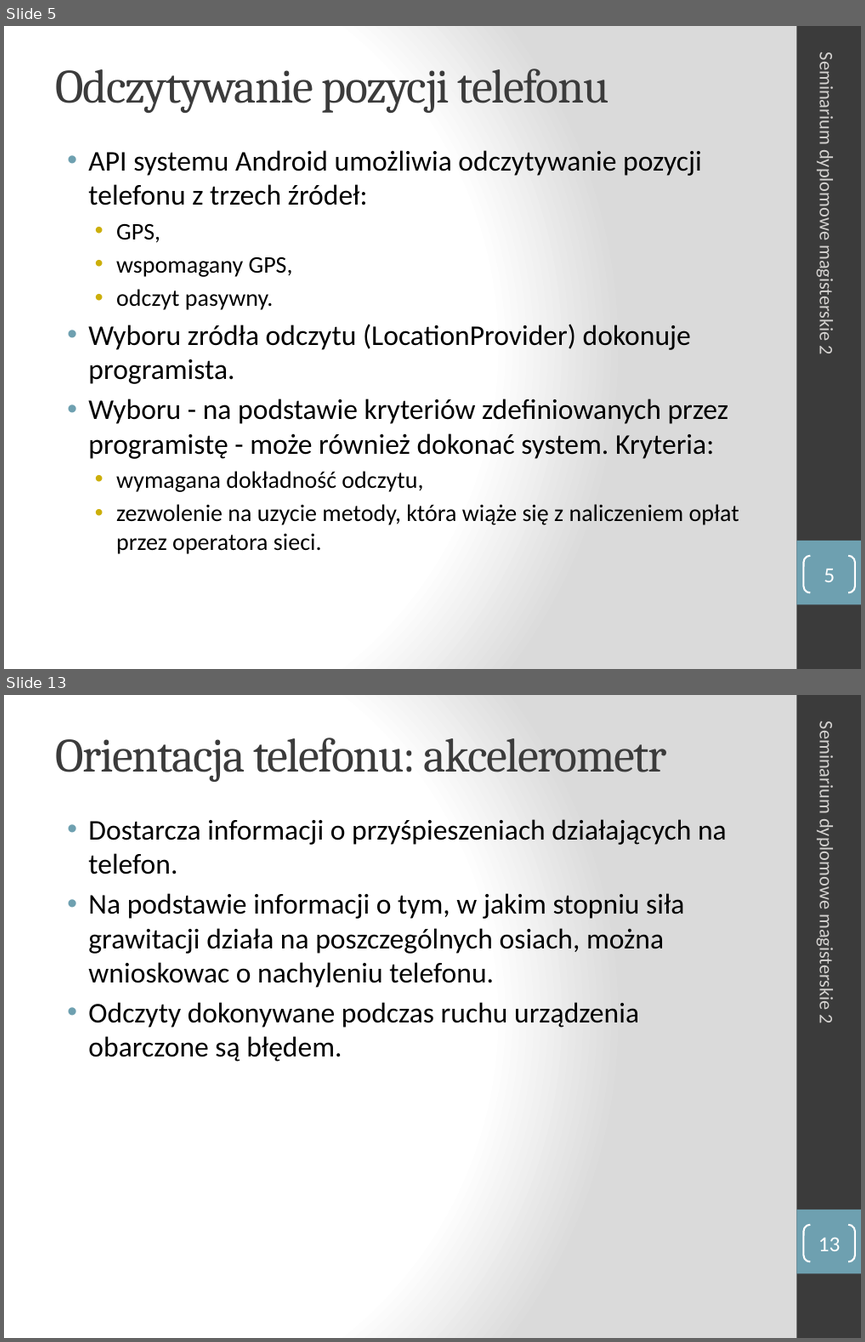
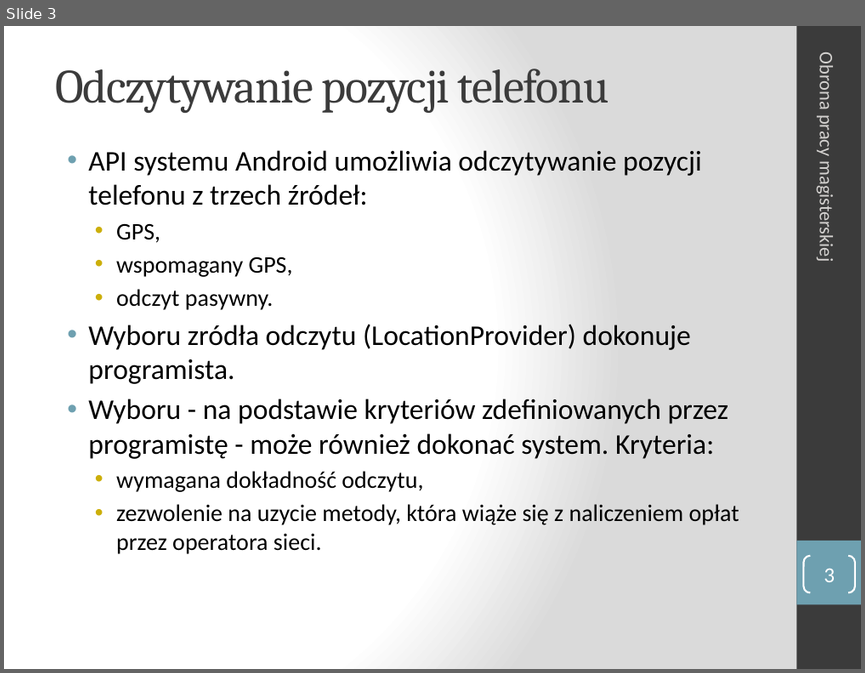
Before and after one commit to manisero/MasterThesis, a slide deck: thesis/presentation/presentation.pptx. Shown one above the other, each under a label of ours: slides 5 and 13 before the commit, slide 3 after it; the slides between them are not shown. The pictures are 865x1342 and 865x673 pixels, drawn with LibreOffice and Linux fonts; fonts in the diff are those of the drawing. Boxes give left, top, right and bottom in pixels: in the first picture for what was removed or moved away, otherwise in the second. Text is boxed around its words. In the diff, an @@ line names an element or a change of style, - is before the commit and + after.

```diff
--- a/thesis/presentation/presentation.pptx
+++ b/thesis/presentation/presentation.pptx
@@ slide 13 removed at (x1=4, y1=695, x2=861, y2=1338), background gradient #FFFFFF to #DADADA; not listed: 2 template elements that a slide beside it also shows @@
@@ title removed at (x1=55, y1=737, x2=666, y2=782) @@
-Orientacja telefonu: akcelerometr
@@ text removed at (x1=815, y1=731, x2=838, y2=1023) @@
-Seminarium dyplomowe magisterskie 2
@@ text removed at (x1=88, y1=819, x2=726, y2=1061) @@
-• Dostarcza informacji o przyśpieszeniach działających na telefon.
-• Na podstawie informacji o tym, w jakim stopniu siła grawitacji działa na poszczególnych osiach, można wnioskowac o nachyleniu telefonu.
-• Odczyty dokonywane podczas ruchu urządzenia obarczone są błędem.
@@ page number removed at (x1=803, y1=1225, x2=855, y2=1261) @@
-13
@@ what was slide 5 is now slide 3 @@
@@ slide 3 changed as well @@
@@ text at (x1=815, y1=57, x2=838, y2=259): text changed @@
-Seminarium dyplomowe magisterskie 2
+Obrona pracy magisterskiej
@@ page number at (x1=823, y1=567, x2=834, y2=582): text changed @@
-5
+3
```
Also in this commit, not shown: 4 other slides changed, 1 slide added, 18 other slides removed, 1 other file.
